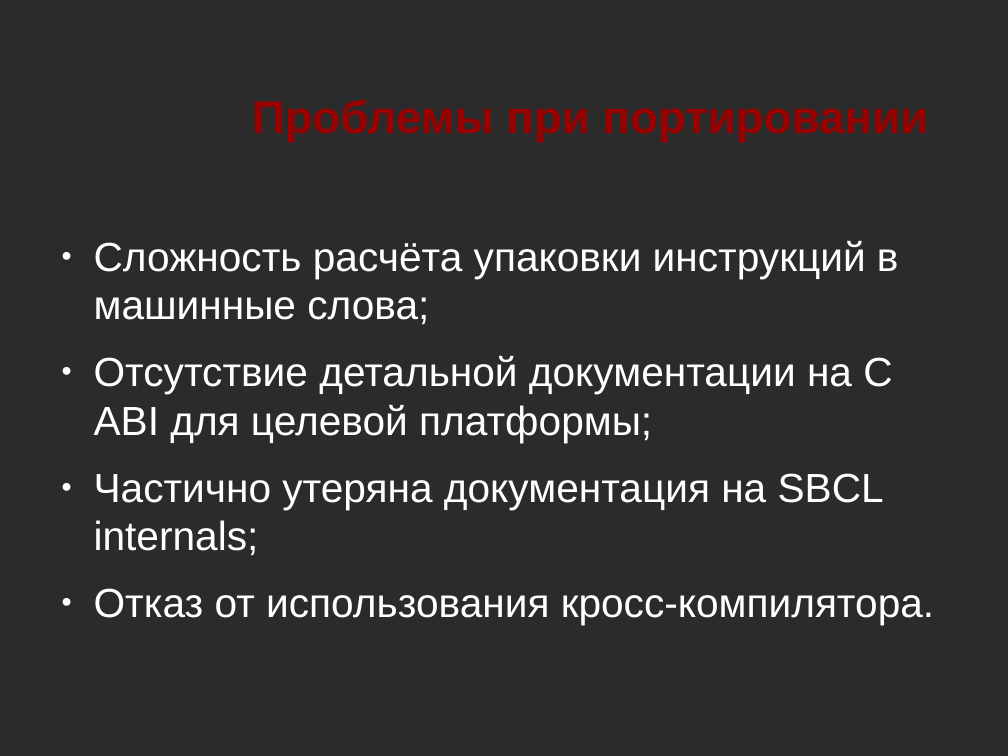
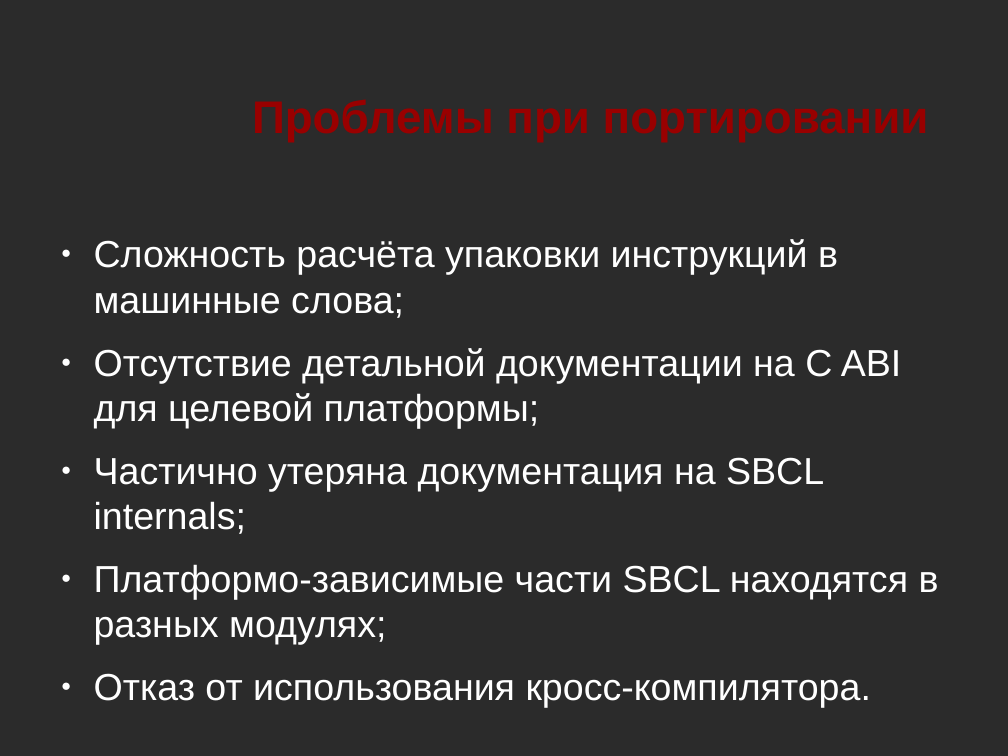
Before and after one commit to NIR-Ginko/presentations, a slide deck: slide 7 of SBCL porting.odp. Drawn at 1008x756 pixels with LibreOffice and Linux fonts; fonts in the diff are those of the drawing; background and template pictures are left out; a plain dark background stands for a picture behind light text. Boxes give left, top, right and bottom in pixels: in the first picture for what was removed or moved away, otherwise in the second. Text is boxed around its words. In the diff, an @@ line names an element or a change of style, - is before the commit and + after.

```diff
--- a/SBCL porting.odp
+++ b/SBCL porting.odp
@@ text at (94, 239, 902, 708): size 32 to 29.6 pt in "Сложность расчёта упаковки инструкций в машинные слова;", "Отсутствие детальной документации на C ABI для ...", "Частично утеряна документация на SBCL internals;", "Отказ от использования кросс-компилятора." @@
@@ text at (94, 564, 939, 645): paragraph added @@
+● Платформо-зависимые части SBCL находятся в разных модулях;
```
Also in this commit, not shown: 5 other slides changed.
